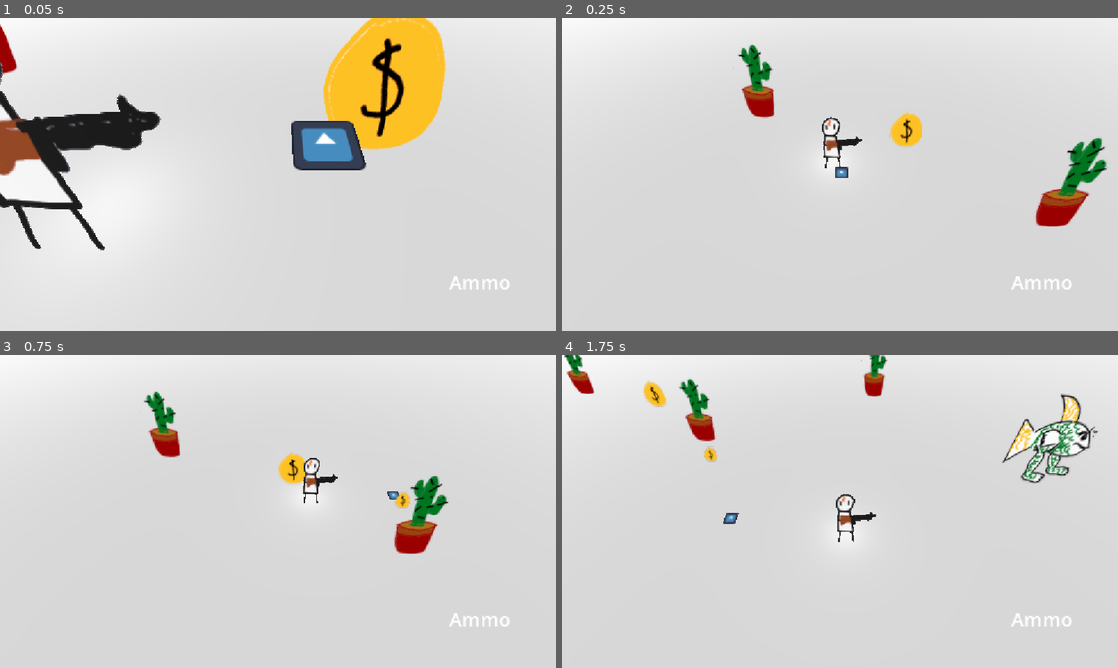
Above: before the commit, frames 1-4 (two rows, left to right).
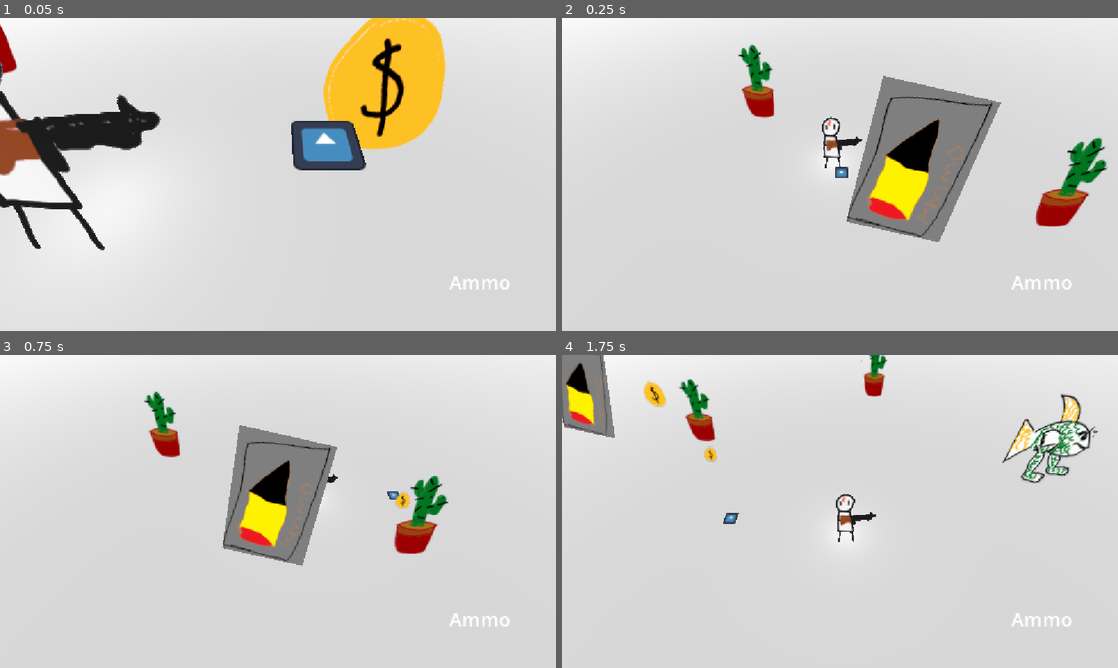
Above: after the commit, the same moments.

Repository: gmuGADIG/DEADSHOT
Game: Godot game, scene res://test_scenes/example_scene.tscn
Two runs of this game, one before a commit and one after it. Both use one fixed random seed, a clock stepped at 60 frames per second and the inputs below. This scene is started directly instead of the project's main scene. The engine's default icon, where the game draws it, is replaced by a stand-in: a white triangle on a blue panel in a dark square.
Inputs (mouse positions are in pixels of both pictures, inside the frame that each line leads up to):
- Up to frame 1 (0.05 s): no input
- Up to frame 2 (0.25 s): no input
- Up to frame 3 (0.75 s): move the mouse to (400, 495) at 0.52 s; press the mouse at (400, 495) at 0.53 s; hold D (move_right) from 0.53 s (still down)
- Up to frame 4 (1.75 s): tap E (interact) at 0.8, 1.35 s; move the mouse to (728, 527) at 1.27 s; release D (move_right) at 1.28 s; release the mouse at (728, 527) at 1.28 s; hold S (move_down) from 1.28 s (still down); click (728, 527) at 1.55 s

Frame 1 is identical in both runs. In frame 2, 9.3% of the frame differs, in the area x 51-79%, y 18-72%; in frame 3, 6.5%; in frame 4, 2.1%.

Commit message:
[PROG] Interactable - Ammo Box
-Added collision with the ammo box which will make it disappear

-adds a random amount from 5-20 ammo

-displays the amount of bullets and the number of bullets the player picks up

Diff:
--- a/test_scenes/example_scene.tscn
+++ b/test_scenes/example_scene.tscn
@@ -7,6 +7,7 @@
 [ext_resource type="PackedScene" uid="uid://nuqmhgq1e2lu" path="res://world/player/player.tscn" id="5_plfsl"]
 [ext_resource type="PackedScene" uid="uid://b4n4rflu3my0v" path="res://world/enemy/longhorn/longhorn.tscn" id="7_byltu"]
 [ext_resource type="PackedScene" uid="uid://cn2ip7hvcayky" path="res://systems/camera/main_cam.tscn" id="7_ppbhs"]
+[ext_resource type="PackedScene" uid="uid://dj6y7e4wwgh2k" path="res://world/interactables/Ammo_Box_Pickup/Ammo_Box.tscn" id="8_ppbhs"]
 
 [sub_resource type="NavigationMesh" id="NavigationMesh_plfsl"]
 vertices = PackedVector3Array(68.84153, 2.3999999, -23.946981, 69.09153, 2.3999999, -23.446981, 71.59153, 0.64999986, - …(918 unchanged characters)…
@@ -71,3 +72,6 @@
 patrol_path = Array[Vector3]([Vector3(10.126128, 1, 6.3707905), Vector3(20.796852, 1, 6.3707905)])
 
 [node name="MainCam" parent="." instance=ExtResource("7_ppbhs")]
+
+[node name="AmmoBox" parent="." instance=ExtResource("8_ppbhs")]
+transform = Transform3D(1, 0, 0, 0, 1, 0, 0, 0, 1, 4.165383, 0.35428286, 1.7682605)
--- a/world/interactables/Ammo_Box_Pickup/Ammo_Box.gd
+++ b/world/interactables/Ammo_Box_Pickup/Ammo_Box.gd
@@ -1,8 +1,19 @@
 extends Area3D
 
-@export var ammo: int
+
+
+@export var Num_Of_Ammo_In_Box: int
+#@export var Num_Of_Ammo_In_Box: int
 func _on_body_entered(body: Node3D) -> void:
 	# player will pick up ammo when it collides
 	if body is Player:
+		Num_Of_Ammo_In_Box=randf_range(5,20)
+		Player.instance.get_node(Player.gun_name).reserve_ammo+=Num_Of_Ammo_In_Box
+		#print("Ammo Box Picked Up and got: ")
+		#print(Num_Of_Ammo_In_Box)
+		#print(Player.instance.get_node(Player.gun_name).reserve_ammo)
 
-		print("ammo Box picked up")
+		print("Ammo Box Picked Up and got " + str(Num_Of_Ammo_In_Box)+" Ammo")
+		print("You Have "+str(Player.instance.get_node(Player.gun_name).reserve_ammo)+" Ammo")
+
+		queue_free()
--- a/world/interactables/Ammo_Box_Pickup/Ammo_Box.tscn
+++ b/world/interactables/Ammo_Box_Pickup/Ammo_Box.tscn
@@ -1,16 +1,23 @@
-[gd_scene load_steps=3 format=3 uid="uid://dj6y7e4wwgh2k"]
+[gd_scene load_steps=4 format=3 uid="uid://dj6y7e4wwgh2k"]
 
 [ext_resource type="Texture2D" uid="uid://dy1ulo73udm6r" path="res://world/interactables/Ammo_Box_Pickup/ammo.png" id="1_hdicf"]
+[ext_resource type="Script" uid="uid://c7v8dlfvcx8k8" path="res://world/interactables/Ammo_Box_Pickup/Ammo_Box.gd" id="1_shm4r"]
 
 [sub_resource type="BoxShape3D" id="BoxShape3D_hdicf"]
 size = Vector3(3.4431152, 2.3354492, 4.0143127)
 
 [node name="AmmoBox" type="Area3D"]
+top_level = true
+collision_mask = 2
+script = ExtResource("1_shm4r")
 
 [node name="Sprite3D" type="Sprite3D" parent="."]
 transform = Transform3D(0.20901978, -0.9757529, -0.06494042, 0.79136604, 0.1297613, 0.5974123, -0.57449996, -0.17626265, 0.79930043, -4.5434766, 2.0094109, 1.2846324)
+layers = 3
 texture = ExtResource("1_hdicf")
 
 [node name="CollisionShape3D2" type="CollisionShape3D" parent="."]
 transform = Transform3D(-1.2255797, 0.12942435, -0.41971093, 0.25596973, -0.4338363, -1.0418407, -0.40985078, -0.65796703, 0.6043875, -4.3765693, 2.36118, 1.5478278)
 shape = SubResource("BoxShape3D_hdicf")
+
+[connection signal="body_entered" from="." to="." method="_on_body_entered"]
--- a/world/player/player.tscn
+++ b/world/player/player.tscn
@@ -56,7 +56,6 @@
 
 [node name="BasicGun" parent="." instance=ExtResource("3_et4on")]
 transform = Transform3D(1, 0, 0, 0, 1, 0, 0, 0, 1, 0, 1.2370036, 0)
-bullets_of_fire_unlocked = null
 
 [node name="Aiming" type="Node" parent="."]
 
Not shown: 1 places in test_scenes/example_scene.tscn that only renumber resources
